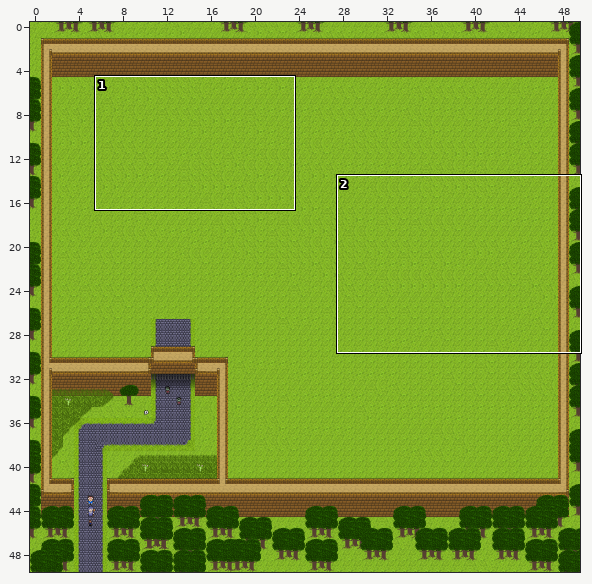
Tiled map -- Board1.tmx. Above, an overview of the earlier version with the close-up marked.
Close-up. The starting point:
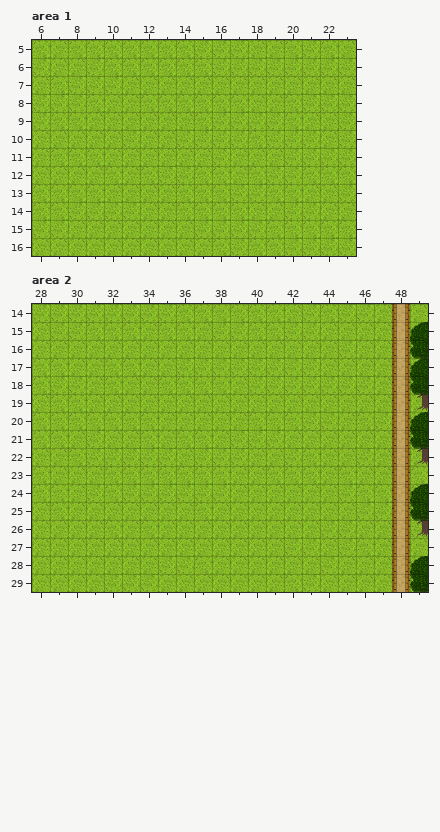
Cells are 32x32 px. Shown: area 1 x 6..23, y 5..16; area 2 x 28..49, y 14..29. The commit also changed other parts of the map, which this record leaves out.
Now the later version:
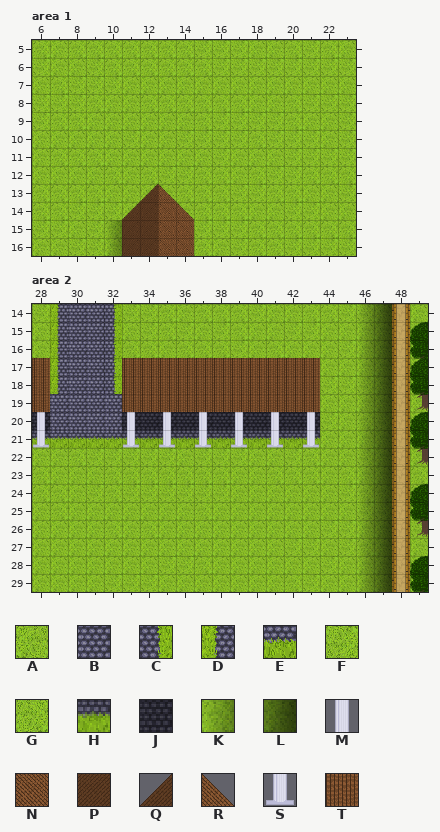
Key: from "shittytileset": A 0, B 2, C 15, D 16, E 31, F 48, G 50, H 55, J 85, K 95, L 96, M 105, N 106, P 107, Q 108, R 109, S 120, T 121.
_ is an empty cell, # one hidden under a higher layer.
Tiles of an added or newly shown layer are drawn over the layers below it.
See-through tiles are keyed as they look on the map.
What changed:
{"where": "layer \"Ground Layer\", area 1"}
{"y":14,"x":11,"old":"F","new":"A"}
{"y":14,"x":14,"old":"G","new":"A"}
{"y":15,"x":10,"old":"AAAAA","new":"G____"}
{"y":16,"x":11,"old":"AAAAA","new":"_____"}
{"where": "layer \"Tile Layer 2\", area 1"}
{"y":13,"x":12,"old":"__","new":"QR"}
{"y":14,"x":11,"old":"____","new":"QPNR"}
{"y":15,"x":10,"old":"_","new":"K"}
{"y":16,"x":10,"old":"_","new":"K"}
{"where": "layer \"Extra Trees\", area 1"}
{"y":15,"x":9,"old":"_","new":"F"}
{"y":15,"x":11,"old":"____","new":"PPNN"}
{"y":15,"x":18,"old":"_","new":"G"}
{"y":16,"x":8,"old":"__","new":"FF"}
{"y":16,"x":11,"old":"______","new":"PPNNGA"}
{"where": "layer \"Ground Layer\", area 2"}
{"y":14,"x":31,"old":"F","new":"#"}
{"y":14,"x":35,"old":"FG","new":"GA"}
{"y":14,"x":40,"old":"GG","new":"FA"}
{"y":14,"x":43,"old":"F","new":"G"}
{"y":15,"x":33,"old":"GA","new":"AF"}
{"y":15,"x":36,"old":"G","new":"F"}
{"y":15,"x":39,"old":"FGG","new":"GAA"}
{"y":16,"x":30,"old":"AAAAA","new":"###GG"}
{"y":16,"x":36,"old":"AAAA","new":"GGGF"}
{"y":16,"x":41,"old":"A","new":"G"}
{"y":17,"x":32,"old":"G","new":"#"}
{"y":17,"x":34,"old":"AAF","new":"###"}
{"y":17,"x":38,"old":"F","new":"#"}
{"y":17,"x":41,"old":"F","new":"#"}
{"y":18,"x":32,"old":"GA","new":"##"}
{"y":18,"x":35,"old":"G","new":"#"}
{"y":18,"x":37,"old":"GGAF","new":"####"}
{"y":20,"x":28,"old":"G","new":"B"}
{"y":20,"x":33,"old":"GGAAAAAGGGF","new":"BBBBBBBBBBB"}
{"y":21,"x":28,"old":"G","new":"E"}
{"y":21,"x":32,"old":"AAGAGGAFFFAA","new":"EEEEEEEEEEEE"}
{"where": "layer \"Tile Layer 2\", area 2"}
{"y":14,"x":29,"old":"____","new":"DBBC"}
{"y":15,"x":29,"old":"____","new":"DBBC"}
{"y":16,"x":29,"old":"____","new":"DBBC"}
{"y":17,"x":29,"old":"____","new":"DBBC"}
{"y":18,"x":29,"old":"____","new":"DBBC"}
{"y":19,"x":29,"old":"____","new":"BBBB"}
{"y":20,"x":28,"old":"________________","new":"JBBBBJJJJJJJJJJJ"}
{"y":21,"x":28,"old":"____","new":"HEEE"}
{"y":21,"x":33,"old":"___________","new":"HHHHHHHHHHH"}
{"where": "layer \"Extra Trees\", area 2"}
{"y":17,"x":33,"old":"___________","new":"TTTTTTTTTTT"}
{"y":18,"x":33,"old":"___________","new":"TTTTTTTTTTT"}
{"y":19,"x":33,"old":"___________","new":"TTTTTTTTTTT"}
{"y":20,"x":28,"old":"_","new":"M"}
{"y":20,"x":33,"old":"_","new":"M"}
{"y":20,"x":35,"old":"_","new":"M"}
{"y":20,"x":37,"old":"_","new":"M"}
{"y":20,"x":39,"old":"_","new":"M"}
{"y":20,"x":41,"old":"_","new":"M"}
{"y":20,"x":43,"old":"_","new":"M"}
{"y":21,"x":28,"old":"_","new":"S"}
{"y":21,"x":33,"old":"_","new":"S"}
{"y":21,"x":35,"old":"_","new":"S"}
{"y":21,"x":37,"old":"_","new":"S"}
{"y":21,"x":39,"old":"_","new":"S"}
{"y":21,"x":41,"old":"_","new":"S"}
{"y":21,"x":43,"old":"_","new":"S"}
{"where": "layer \"Shading\" (added), area 2"}
{"y":14,"x":46,"old":"__","new":"KL"}
{"y":15,"x":46,"old":"__","new":"KL"}
{"y":16,"x":46,"old":"__","new":"KL"}
{"y":17,"x":28,"old":"_","new":"T"}
{"y":17,"x":46,"old":"__","new":"KL"}
{"y":18,"x":28,"old":"_","new":"T"}
{"y":18,"x":46,"old":"__","new":"KL"}
{"y":19,"x":28,"old":"_","new":"T"}
{"y":19,"x":46,"old":"__","new":"KL"}
{"y":20,"x":46,"old":"__","new":"KL"}
{"y":21,"x":46,"old":"__","new":"KL"}
{"y":22,"x":46,"old":"__","new":"KL"}
{"y":23,"x":46,"old":"__","new":"KL"}
{"y":24,"x":46,"old":"__","new":"KL"}
{"y":25,"x":46,"old":"__","new":"KL"}
{"y":26,"x":46,"old":"__","new":"KL"}
{"y":27,"x":46,"old":"__","new":"KL"}
{"y":28,"x":46,"old":"__","new":"KL"}
{"y":29,"x":46,"old":"__","new":"KL"}
{"label":"changed","picture_box":[68,184,230,256]}
{"label":"added","picture_box":[248,220,266,238]}
{"label":"changed","picture_box":[32,304,320,448]}
{"label":"added","picture_box":[360,304,392,592]}
